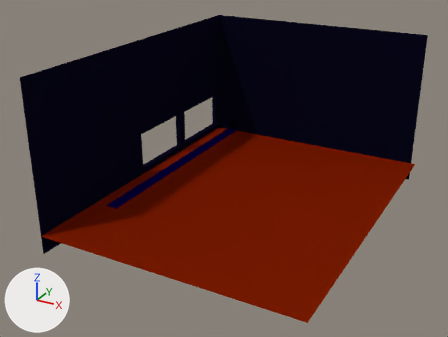
A saved change to the Blender file Assets/BlenderModels/shop.blend.
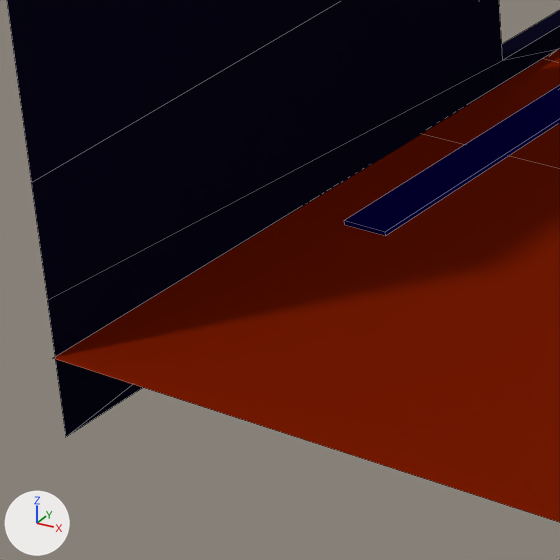
Old and new are each drawn whole from a 50 mm lens placed at (56.3, -107.9, 48.9), pointed at (8.5, -21.0, 5.4) and again close up on the part from 6% to 35% of the width and 46% to 84% of the height. Lighting does not change. The marker at lower left points along +X, +Y and +Z. The close-ups show mesh edges as thin lines.

The older version as bpy lines, for what is in view:
```python
me_cube = bpy.data.meshes.new('Cube')
me_cube.from_pydata(...)  # 12 vertices, 5 faces; spans x -1.0..4.98, y -1.0..3.67, z -1.0
me_cube.materials.append(mat_floor)  # brown #771b02
me_cube_001 = bpy.data.meshes.new('Cube.001')
me_cube_001.from_pydata(...)  # 57 vertices, 41 faces; spans x -1.9..4.97, y -1.1..3.58, z -1.95..6.03
me_cube_001.materials.append(mat_wall)  # its picture is missing
me_cube_002 = bpy.data.meshes.new('Cube.002')
me_cube_002.from_pydata(...)  # a box spanning x -1.0..1.0, y -23.7..20.0, z -1.0..-0.8
me_cube_002.materials.append(mat_convayer)  # dark blue #08004e
# before: 0 (-1.0, -23.7, -1.0) at pixel (344, 224), 1 (-1.0, -23.7, -0.8) at pixel (344, 220), 4 (1.0, -23.7, -1.0) at pixel (385, 235), 5 (1.0, -23.7, -0.8) at pixel (385, 231)
ob_cube = bpy.data.objects.new('Cube', me_cube_002)
ob_cube.location = (-6.01, -10.52, 1.22)
ob_floor = bpy.data.objects.new('Floor', me_cube)
ob_floor.location = (0.0, 0.0, 3.83)
ob_floor.rotation_euler = (0.0, 0.0, 4.712)  # degrees (0, 0, 270)
ob_floor.scale = (9.54, 9.54, 3.63)
ob_walls = bpy.data.objects.new('Walls', me_cube_001)
ob_walls.location = (0.0, 0.0, 3.71)
ob_walls.rotation_euler = (0.0, 0.0, 4.712)  # degrees (0, 0, 270)
ob_walls.scale = (9.54, 9.54, 3.63)
```
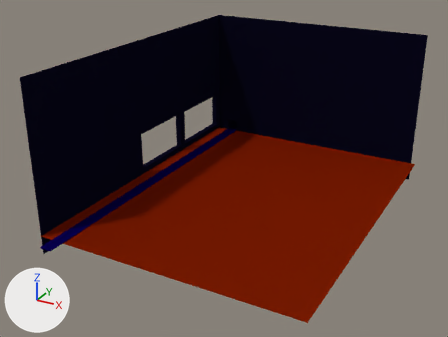
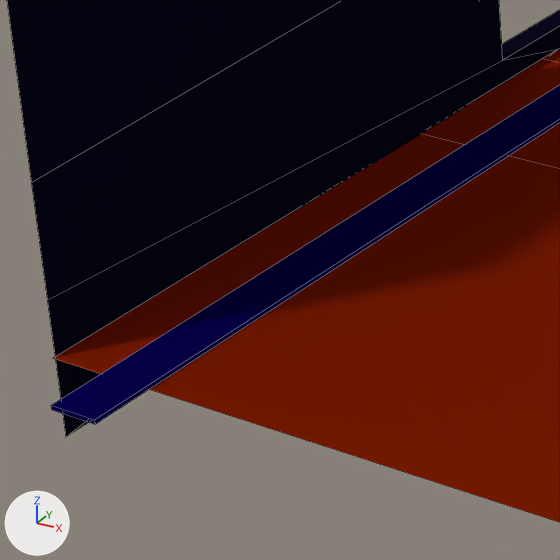
Commit message: fix some shop stuff

The change, as JSON lines over the scene's bpy script:
```json
{"block": "me_cube_002", "where": "me_cube_002.from_pydata(...)  # 8 vertices, 6 faces; spans x -1.0..1.0, y -23.7..20.0, z -1.0..-0.8"}
{"block": "me_cube_002", "where": "# used by ob_cube; location = (-6.01, -10.52, 1.22)"}
{"block": "me_cube_002", "change": "me_cube_002 part 1"}
{"op": "add", "block": "me_cube_002", "code": "for i in [0, 1, 4, 5]: me_cube_002.vertices[i].co += Vector((0.0, -15.9, 0.0))"}
```

Pixel boxes [x1, y1, x2, y2] of what changed, in the close-ups (560 x 560 px):
```json
{"object": "Cube", "change": "reshaped", "before": [344, 85, 560, 236], "after": [51, 85, 560, 424]}
```
